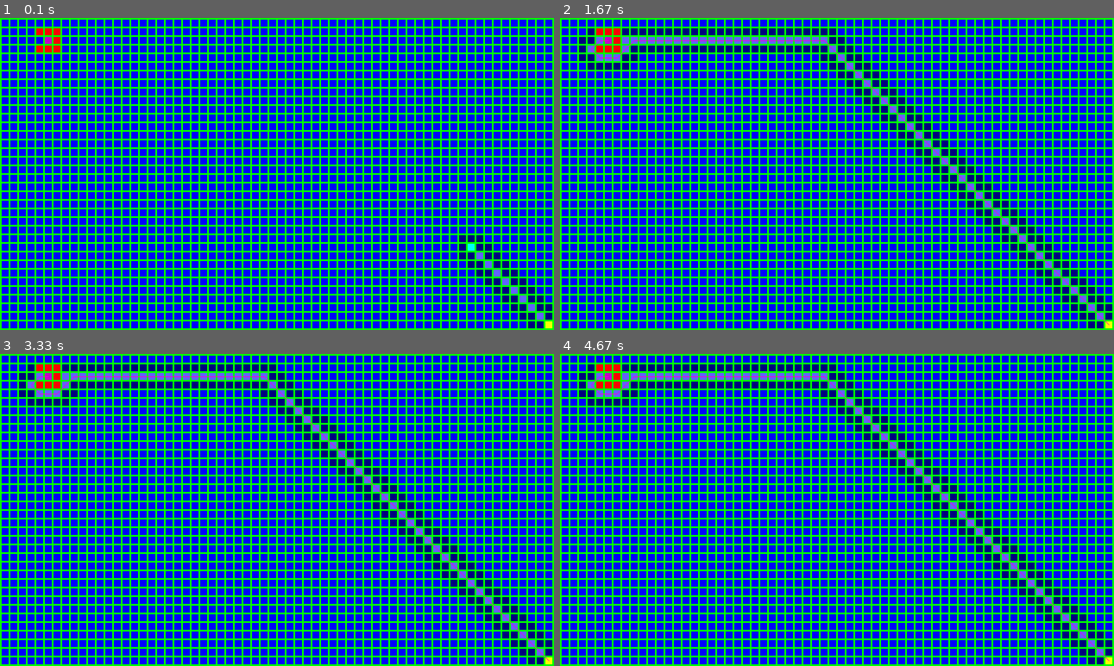
Above: before the commit, frames 1-4 (two rows, left to right).
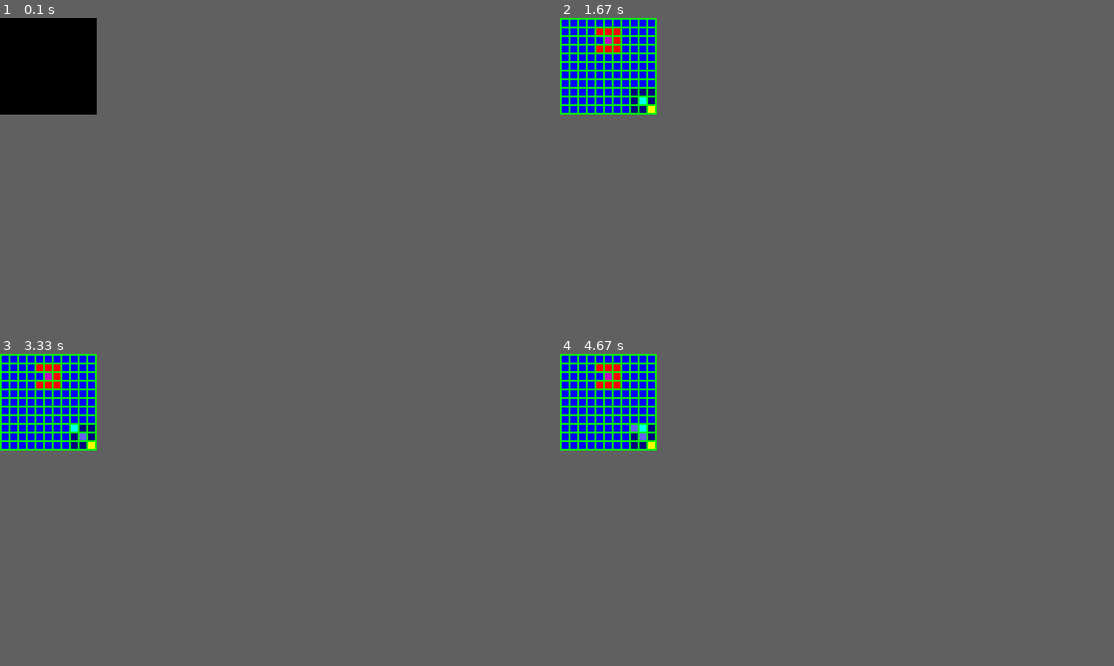
Above: after the commit, the same moments.

Repository: LoganPletcher/Python_OpenGL
Game: pygame game, started from Balls/PyGameTest2.py
Two runs of this game, one before a commit and one after it. Both use one fixed random seed, a clock stepped at 60 frames per second and the inputs below. The source is Python 2; it was converted automatically to run under Python 3.
Inputs:
- Up to frame 1 (0.1 s): no input
- Up to frame 2 (1.67 s): no input
- Up to frame 3 (3.33 s): tap Enter at 1.83 s
- Up to frame 4 (4.67 s): no input
The window is 899x507 before the commit and 157x157 after it. Grey fills any space a smaller window leaves; there, only what the larger window draws over its background counts as a difference.

The runs differ from the first frame. In frame 1, 43% of the frame differs, in the area x 0-100%, y 0-100%; in frame 2, 44%; in frame 3, 44%; in frame 4, 44%.

Commit message:
Finished the Astar algorithm with more efficient code. Started working on a class to contain all of the algorithm to make the program cleaner.

Diff:
--- /dev/null
+++ b/Balls/AStar.py
@@ -0,0 +1,12 @@
+import pygame
+from pygame import *
+import sys
+from sys import *
+import Nodes
+from Nodes import *
+import math
+from math import *
+import lowestnum
+from lowestnum import *
+
+class AstarAlg():
--- a/Balls/Nodes.py
+++ b/Balls/Nodes.py
@@ -11,9 +11,9 @@
 		self.top = (self.margin + self.height) *  y + self.margin
 		self.walkable = True
 		self.pos = (x, self.height - y)
-		self.f = None
-		self.g = None
-		self.h = None
+		self.f = 0
+		self.g = 0
+		self.h = 0
 
 	def draw(self, screen, color):
 		margin = self.margin
@@ -24,8 +24,12 @@
 		self.walkable = walkable
 
 	def getF(self):
-		return self.h + self.g
+		return self.f
 	def setH(self, val):
 		self.h = val
+		self.f = self.g + self.h
 	def setG(self, val):
 		self.g = val
+		self.f = self.g + self.h
+	def info(self):
+		print(self.pos)
--- a/Balls/PyGameTest2.py
+++ b/Balls/PyGameTest2.py
@@ -1,6 +1,5 @@
 import pygame
 from pygame import *
-from pygame.locals import *
 import sys
 from sys import *
 import Nodes
@@ -24,7 +23,7 @@
     B = onode.pos[1] - node.pos[1]
     if A < 0: A = -A
     if B < 0: B = -B
-    ManDist = (A*10) + (B*10)
+    ManDist = (A) + (B)
     return ManDist
 
 
@@ -42,8 +41,10 @@
 
 pygame.init()
 #pygame.font.init()
-screen = pygame.display.set_mode((1605,905))
+screen = pygame.display.set_mode((280,280))
 keys = pygame.key.get_pressed()
+
+# Defined colors that are used in the drawing of objects by being in an RGB format
 red = (255,0,0)
 green = (0,255,0)
 blue = (0,0,255)
@@ -61,88 +62,101 @@
 
 nodes = []
 
-for y in range(0,64):
+for y in range(0,11):
     noderow = []
-    for x in range(0,36):
+    for x in range(0,11):
         node = Nodes.Node(y,x)
         noderow.append(node)
     nodes.append(noderow)
 
-anode = nodes[63][35]
+anode = nodes[10][10]
 cnode = anode
 onode = nodes[5][2]
 
-for i in range(0,3):
-    if not i == 1:
-        nodes[4][i+1].setWalk(False)
-for i in range(0,3):
-    nodes[6][i+1].setWalk(False)
-nodes[5][3].setWalk(False)
-nodes[5][1].setWalk(False)
+#Ignore, this is hard coding unwalkable nodes #
+for i in range(0,3):                          #
+    if not i == 1:                            #
+        nodes[4][i+1].setWalk(False)          #
+for i in range(0,3):                          #
+    nodes[6][i+1].setWalk(False)              #
+nodes[5][1].setWalk(False)                    #
+nodes[5][3].setWalk(False)                    #
+###############################################
 
 openList = [] #Nodes that the current node can and could walk to
 closedList = [] #Nodes that the current node has already walked to
 
+#Setting the h values of the nodes
 for noderow in nodes:
     for node in noderow:
-        if node == cnode:
-            node.setG(0)
-            node.setH(int(manhattan(node, onode) * 10))
-            openList.append(node)
-        else:
-            continue
+        node.setH(int(manhattan(node, onode) * 10))
 
 neighbors(cnode, nodes, openList, onode, closedList)
 
 gamerunning = True
 
+for noderow in nodes:
+        for node in noderow:
+            node.draw(screen,green)
+start = nodes[10][10]
+openList.append(start)
+cnode = start
+cnode.setG(0)
+closedList.append(start)
+cnode.info()
+loopnum = 0
 while True:
-    if keys[K_a]:
-        if gamerunning:
-            gamerunning = False
-        else:
-            gamerunning = True
+    if onode is cnode:
+        break
+    '''if gamerunning:
+        if not cnode == onode:
+            Fs = []
+            for node in openList:
+                Fs.append(node.getF())
+                if node.getF() == lowestnum.MinNumFinder(Fs):
+                    cnode = node'''
+    print("loopnum:", loopnum)
+    openList.sort(key = lambda x : x.f)
+    for i in openList:
+        print i.f
+    cnode = openList[0]
+    closedList.append(cnode)
+    openList.remove(cnode)
 
     for event in pygame.event.get():
         if event.type==QUIT:
             pygame.quit()
             sys.exit()
-        '''if event.type==KEYDOWN:
-            if '''
+        if event.type==KEYDOWN:
+            if event.key==K_RETURN:
+                if gamerunning:
+                    gamerunning = False
+                else:
+                    gamerunning = True
 
-    for noderow in nodes:
-        for node in noderow:
-            node.draw(screen,green)
-
-    if gamerunning:
+    '''if gamerunning:
         if not cnode == onode:
             for noderow in nodes:
                 for node in noderow:
                     if node == cnode:
                         closedList.append(cnode)
-                        openList.remove(node)
+                        openList.remove(node)'''
 
     if gamerunning:
-        if not cnode == onode:
-            Adj = neighbors(cnode, nodes, openList, onode, closedList)
+        Adj = neighbors(cnode, nodes, openList, onode, closedList)
 
     if gamerunning:
-        if not cnode == onode:
-            for node in Adj:
-                if node not in closedList:
-                    if node not in openList:
-                        if onode in openList:
-                            print("Got em")
-                        else:
-                            node.parent = cnode
-                            node.setG(int(pythag(node, cnode)))
-                            node.setH(manhattan(node, onode))
-                            openList.append(node)
-                    else:
-                        cost = cnode.g + int(pythag(node, cnode))
-                        if (cost < node.g):
-                            node.parent = cnode
-                            node.setG(cost)
+        for node in Adj:
+            if node not in openList and node not in closedList:
+                node.parent = cnode
+                node.setG((int(pythag(node, cnode))))#+ node.parent.g)
+                #node.setH(manhattan(node, onode))
+                openList.append(node)
+            else:
+                cost = cnode.g + int(pythag(node, cnode))
+                if (cost < node.g):
+                    node.parent = cnode
+                    node.setG(cost)
 
     for node in openList:
         pygame.draw.rect(screen, darkBlue,
@@ -169,17 +183,10 @@
                     while currentnode.parent:
                         pygame.draw.line(screen, hotpink,
                                          (currentnode.left+10, currentnode.top+10), (currentnode.parent.left+10, currentnode.parent.top+10), 2)
+
                         currentnode = currentnode.parent
                     gamerunning = False
 
-    if gamerunning:
-        if not cnode == onode:
-            Fs = []
-            for node in openList:
-                Fs.append(node.getF())
-                if node.getF() == lowestnum.MinNumFinder(Fs):
-                    cnode = node
-
-        '''if gamerunning:
-            sleep(1)'''
+    sleep(1)
     pygame.display.update()
+    loopnum += 1
